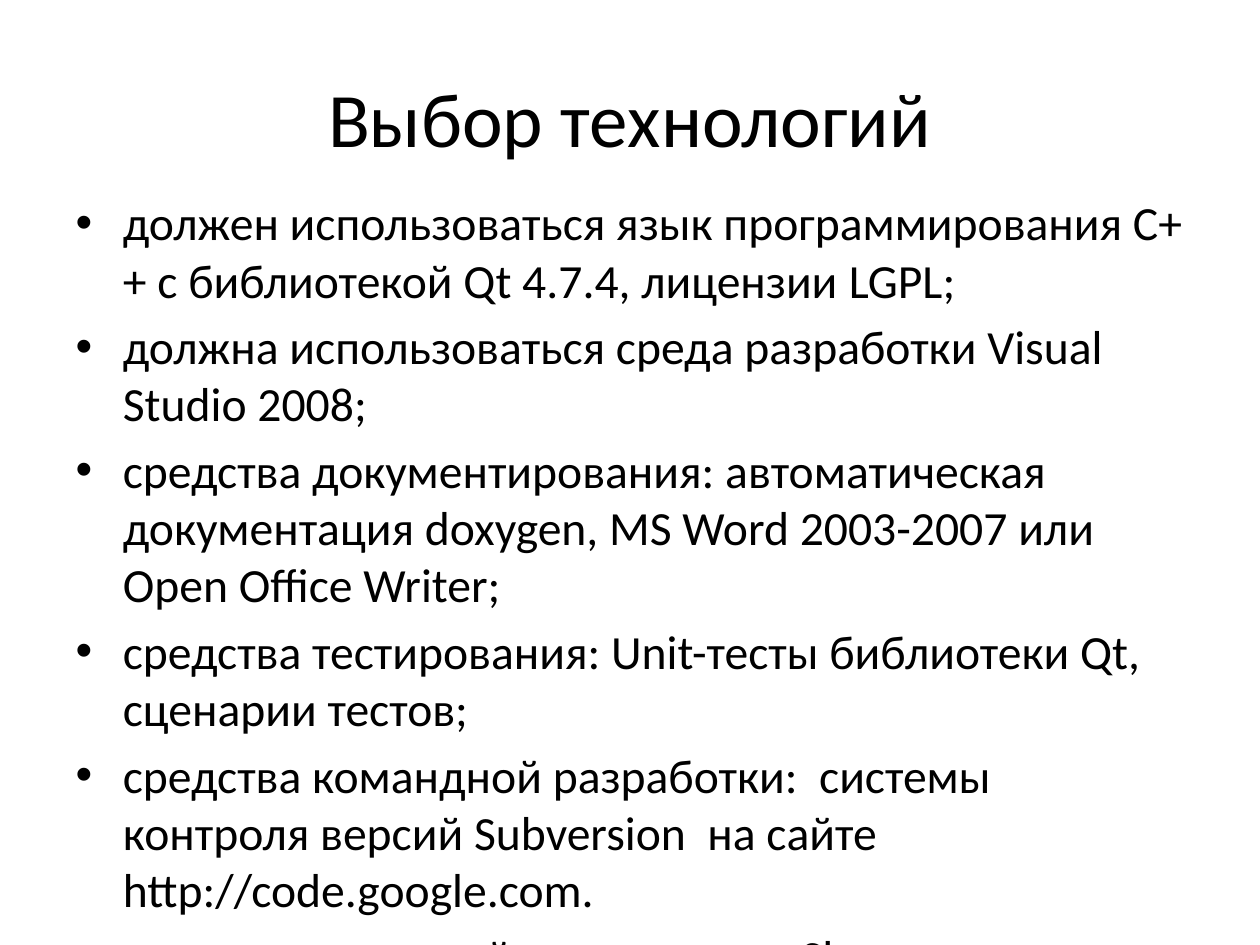
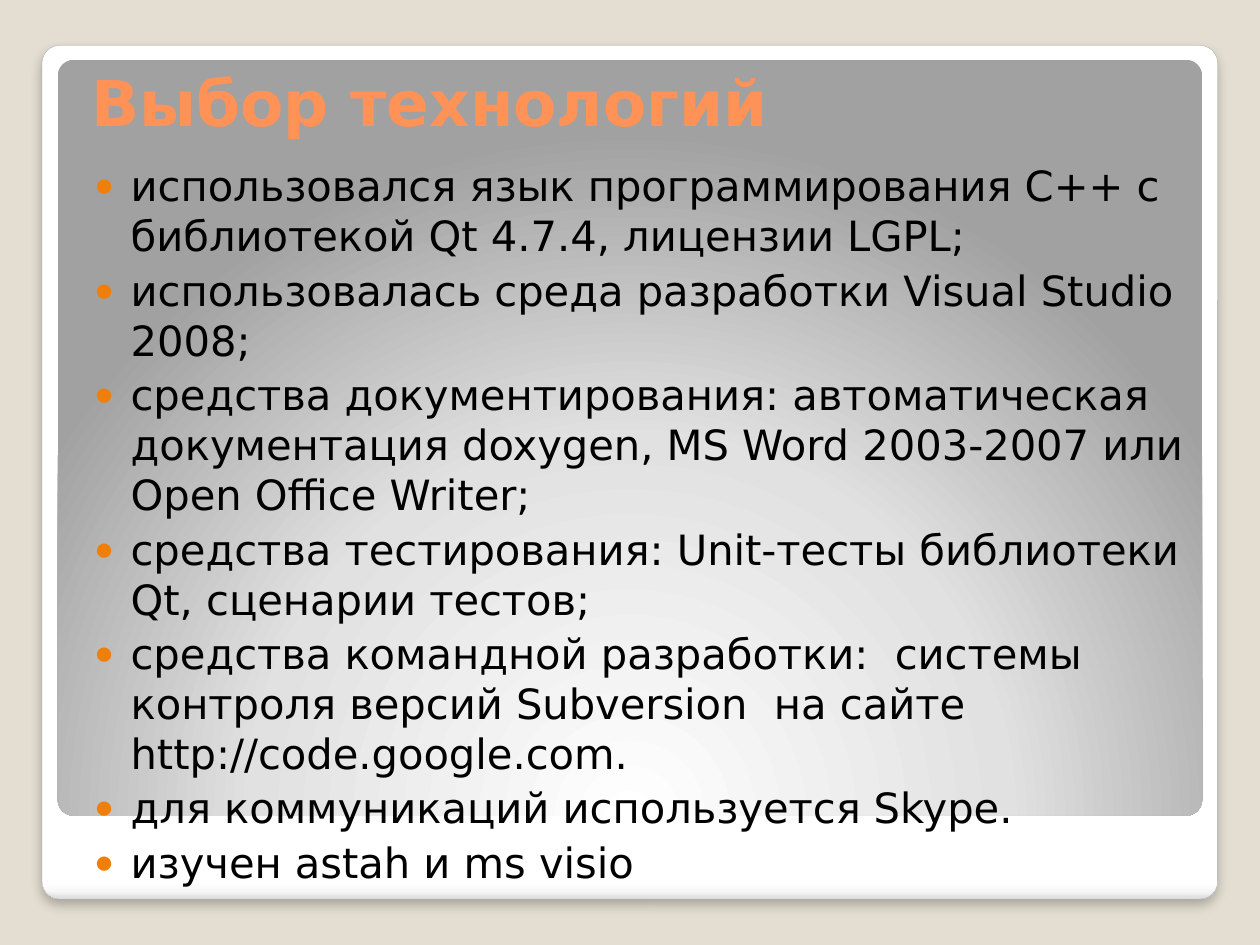
Before and after one commit to ARyaskov/SmilingMoose, a slide deck: slide 5 of Docs/ПрезентацияSumleditor.pptx. Drawn at 1260x945 pixels with LibreOffice and Linux fonts; fonts in the diff are those of the drawing. Boxes give left, top, right and bottom in pixels: in the first picture for what was removed or moved away, otherwise in the second. Text is boxed around its words. In the diff, an @@ line names an element or a change of style, - is before the commit and + after.

```diff
--- a/Docs/ПрезентацияSumleditor.pptx
+++ b/Docs/ПрезентацияSumleditor.pptx
@@ background #FFFFFF to #E3DED1 @@
@@ rounded rectangle added at [42,45,1217,900], fill gradient #FFFFFF to #F7F7F7 to #DADADA, outline #A4A4A4 0.16 pt @@
@@ rounded rectangle added at [58,59,1202,815], fill gradient #FFFFFF to #E1E1E1 to #A2A2A2 @@
@@ title removed at [328,94,931,160] @@
-Выбор технологий
@@ text at [131,170,1183,832]: paragraph added @@
+● изучен astah и ms visio
@@ text "использовался язык программирования С++ с ...": place and size @@
-text "использовался язык программирования С++ с ..." at [123,209,1182,916]
+text "использовался язык программирования С++ с ..." at [131,170,1183,832]
@@ text at [131,170,1174,361]: text changed; size 27.2 to 23.8 pt; font Calibri to DejaVu Sans @@
-• должен использоваться язык программирования С++ с библиотекой Qt 4.7.4, лицензии LGPL;
-• должна использоваться среда разработки Visual Studio 2008;
+● использовался язык программирования С++ с библиотекой Qt 4.7.4, лицензии LGPL;
+● использовалась среда разработки Visual Studio 2008;
@@ text at [131,386,1183,832]: size 27.2 to 23.8 pt, font Calibri to DejaVu Sans in "средства документирования: автоматическая документация doxyg ...", "средства тестирования: Unit-тесты библиотеки Qt, сценарии те ...", "средства командной разработки: системы контроля версий Subve ...", "для коммуникаций используется Skype."; bullet • to ●; less space between paragraphs @@
```
Also in this commit, not shown: 6 other slides changed, 8 slides added, 7 slides removed.
